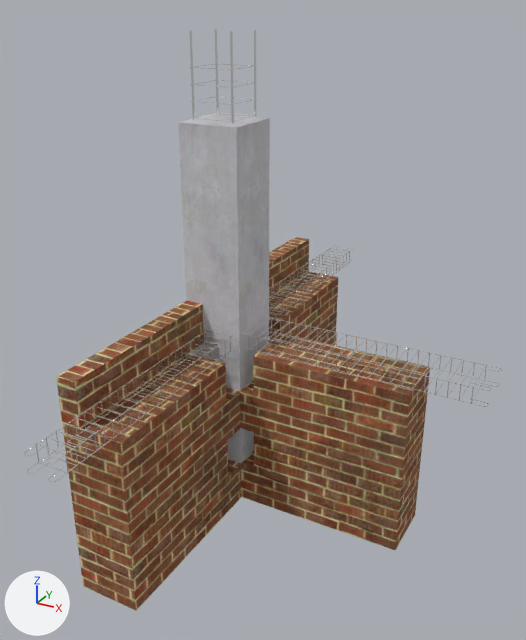
One commit to the glTF model public/models/wall/construction-column/construction-column.glb: the scene before it, then after it.
Camera for both pictures: a 50 mm lens placed at (1.6, -3.37, 2.83), pointed at (-0.13, -0.23, 1.26). The lights are fixed; the arrows at lower left show +X, +Y and +Z. The older version comes first. Objects named as collision shapes, trigger or cutter boxes, shadow casters or lower levels of detail are left out. Where no turn or scale is listed for an object, it has been applied to the vertices. Vertices at exactly the same position are counted once.

In view in the first picture: '墙体', '混凝土柱子', '箍筋', '钢筋'.
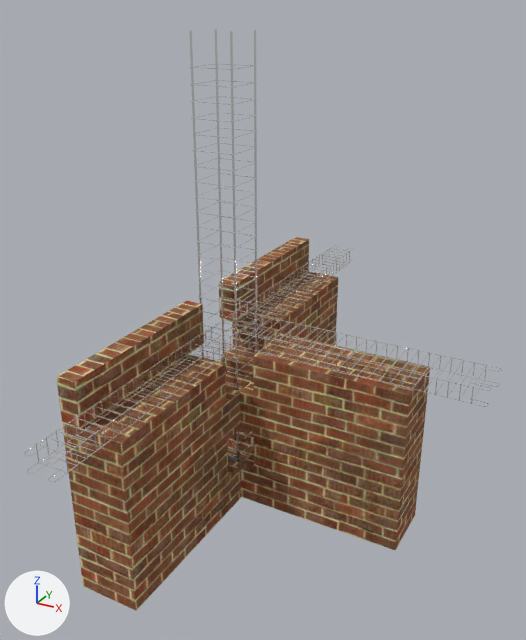
Boxes [x1, y1, x2, y2] around the edits, measured in the pictures (526 x 640 px):
'混凝土柱子', rescaled (mostly hidden afterwards): before [178, 114, 270, 463]; after [228, 455, 244, 463]
'钢筋', unchanged, uncovered by the edit: before [189, 29, 257, 125]; after [189, 29, 258, 463]

Patch to the scene script:
```diff
--- a/public/models/wall/construction-column/construction-column.glb.py
+++ b/public/models/wall/construction-column/construction-column.glb.py
@@ me_混凝土柱子_002 @@
 # used by ob_混凝土柱子; location = (-0.481, 0.0, 1.125)
-me_混凝土柱子_002.from_pydata(...)  # 8 vertices, 12 faces; spans x -0.17..0.17, y -0.17..0.17, z -1.12..1.12
+me_混凝土柱子_002.from_pydata(...)  # 8 vertices, 12 faces; spans x -0.17..0.17, y -0.17..0.17, z 0.0..2.25
+# me_混凝土柱子_002 part 1: the whole mesh is moved by (0.0, 0.0, 1.12)
 me_混凝土柱子_002.materials.append(mat_polished_concrete_new_007)
@@ ob_混凝土柱子 @@
 ob_混凝土柱子 = bpy.data.objects.new('混凝土柱子', me_混凝土柱子_002)
-ob_混凝土柱子.location = (-0.481, 0.0, 1.125)
+ob_混凝土柱子.location = (-0.481, 0.0, 0.0)
+ob_混凝土柱子.scale = (1.0, 1.0, 0.0)
```
